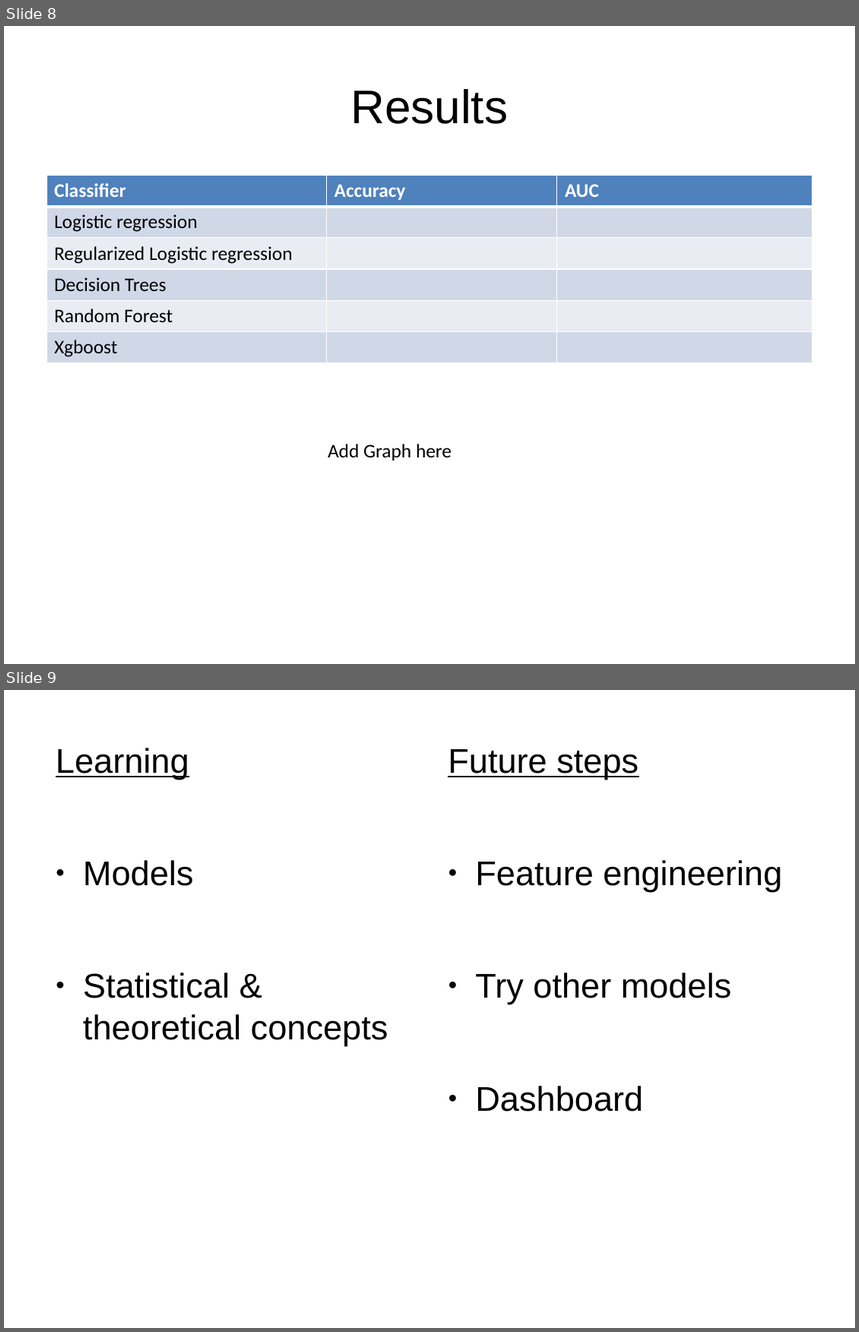
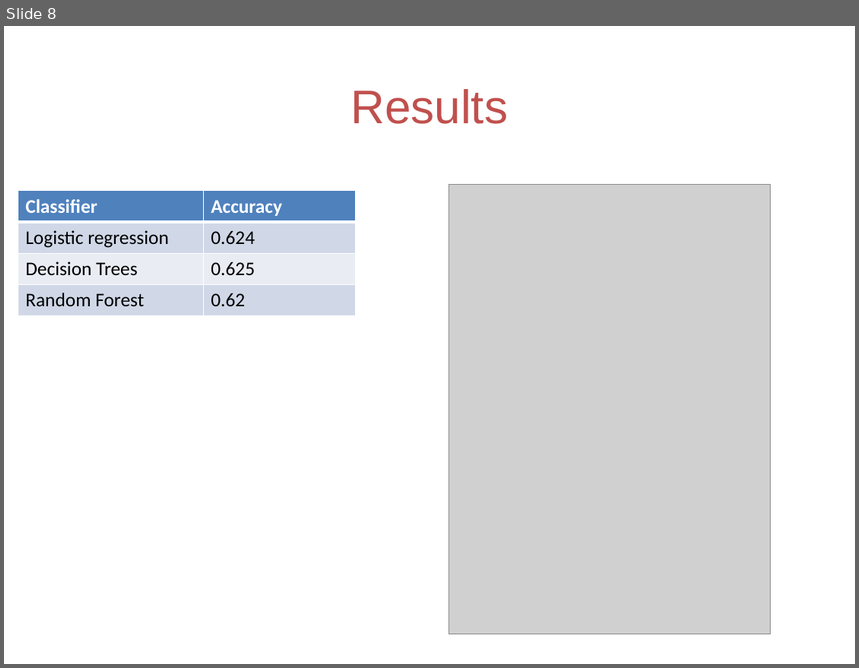
Before and after one commit to Anushi/hospital_readmissions, a slide deck: Project_presentation_Anushi.pptx. Shown one above the other, each under a label of ours: slides 8 and 9 before the commit, slide 8 after it. The pictures are 859x1332 and 859x668 pixels, drawn with LibreOffice and Linux fonts; fonts in the diff are those of the drawing; grey boxes stand for pictures. Boxes give left, top, right and bottom in pixels: in the first picture for what was removed or moved away, otherwise in the second. Text is boxed around its words. In the diff, an @@ line names an element or a change of style, - is before the commit and + after.

```diff
--- a/Project_presentation_Anushi.pptx
+++ b/Project_presentation_Anushi.pptx
@@ slide 9 removed at <box>4,690,855,1328</box>, background #FFFFFF @@
@@ text removed at <box>56,748,389,1046</box> @@
-Learning
-● Models
-● Statistical & theoretical concepts
@@ text removed at <box>448,749,782,1112</box> @@
-Future steps
-● Feature engineering
-● Try other models
-● Dashboard
@@ slide 8 changed as well @@
@@ title "Results" at <box>351,89,508,124</box>: text colour #000000 to #C0504D @@
@@ picture added at <box>449,184,771,635</box> @@
@@ table at <box>18,190,356,316</box> @@
-Classifier | Accuracy | AUC
-Logistic regression |  | 
-Regularized Logistic regression |  | 
-Decision Trees |  | 
-Random Forest |  | 
-Xgboost |  | 
+Classifier | Accuracy
+Logistic regression | 0.624
+Decision Trees | 0.625
+Random Forest | 0.62
@@ table: place and size @@
-table at <box>47,175,813,363</box>
+table at <box>18,190,356,316</box>
@@ text removed at <box>328,444,452,461</box> @@
-Add Graph here
```
Also in this commit, not shown: 7 other slides changed, 3 slides added, 2 other files.
